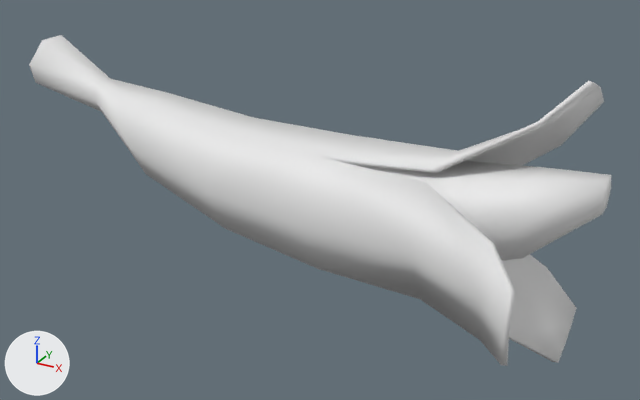
Renders of the FBX model Environment/Banana/SM_Banana_Open.fbx from each side of a commit.
Both versions are drawn from a 50 mm lens placed at (0.27, -0.513, 0.298), pointed at (-0.011, -0.001, 0.042). Arrows for +X, +Y and +Z are at lower left; the lights stay in place. The older version comes first.

Before the edit, the objects in view are built like this:
```python
mat_ms_banana = principled_material('MS_Banana')
mat_ms_banana.base_color = (0.8, 0.8, 0.8)  # white #e7e7e7
me_cylinder = bpy.data.meshes.new('Cylinder')
me_cylinder.from_pydata(...)  # 108 vertices, 106 faces; spans x -0.27..0.185, y -0.109..0.073, z -0.06..0.146
me_cylinder.materials.append(mat_ms_banana)  # white #e7e7e7
ob_banana_open2 = bpy.data.objects.new('Banana_Open2', me_cylinder)
ob_banana_open2.location = (0.0, 0.0, 0.0)
```
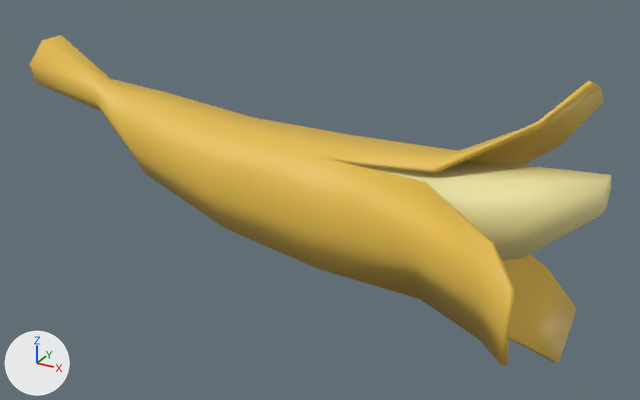
Where the change shows, as pixel boxes [x1, y1, x2, y2] in the pictures (640 x 400 px):
'Banana_Open2', recoloured (white to yellow): [29, 35, 611, 366] in both
part 1 of me_cylinder, recoloured (white to yellow): [300, 81, 604, 366] in both
part 2 of me_cylinder, recoloured (white to yellow): [95, 79, 254, 228] in both
part 3 of me_cylinder, recoloured (white to yellow): [29, 35, 111, 112] in both
part 4 of me_cylinder, recoloured (white to yellow): [206, 118, 350, 269] in both

The change, as a list of edits to the scene's bpy script:
```text
Change mat_ms_banana:
    mat_ms_banana.base_color: (0.8, 0.8, 0.8) -> (0.8, 0.728, 0.323)  # white #e7e7e7 -> beige #e7de9a
Add mat_ms_peel:
    mat_ms_peel = principled_material('MS_Peel')
    mat_ms_peel.base_color = (0.8, 0.517, 0.0722)  # yellow #e7be4c
Change me_cylinder:
    where me_cylinder.from_pydata(...)  # 108 vertices, 106 faces; spans x -0.27..0.185, y -0.109..0.073, z -0.06..0.146
    used by ob_banana_open2; location = (0.0, 0.0, 0.0)
    me_cylinder part 1: 60 of the faces centred in x 0.04..0.161, y -0.107..0.069, z -0.056..0.141 switch from mat_ms_banana (white #e7e7e7) to mat_ms_peel (yellow #e7be4c)
    me_cylinder part 2: 12 of the faces centred in x -0.181..-0.119, y -0.029..0.029, z 0.025..0.1 switch from mat_ms_banana (white #e7e7e7) to mat_ms_peel (yellow #e7be4c)
    me_cylinder part 3: 8 of the faces centred in x -0.267..-0.231, y -0.013..0.013, z 0.087..0.123 switch from mat_ms_banana (white #e7e7e7) to mat_ms_peel (yellow #e7be4c)
    me_cylinder part 4: 6 of the faces centred in x -0.04, y -0.035..0.035, z 0.006..0.086 switch from mat_ms_banana (white #e7e7e7) to mat_ms_peel (yellow #e7be4c)
```
